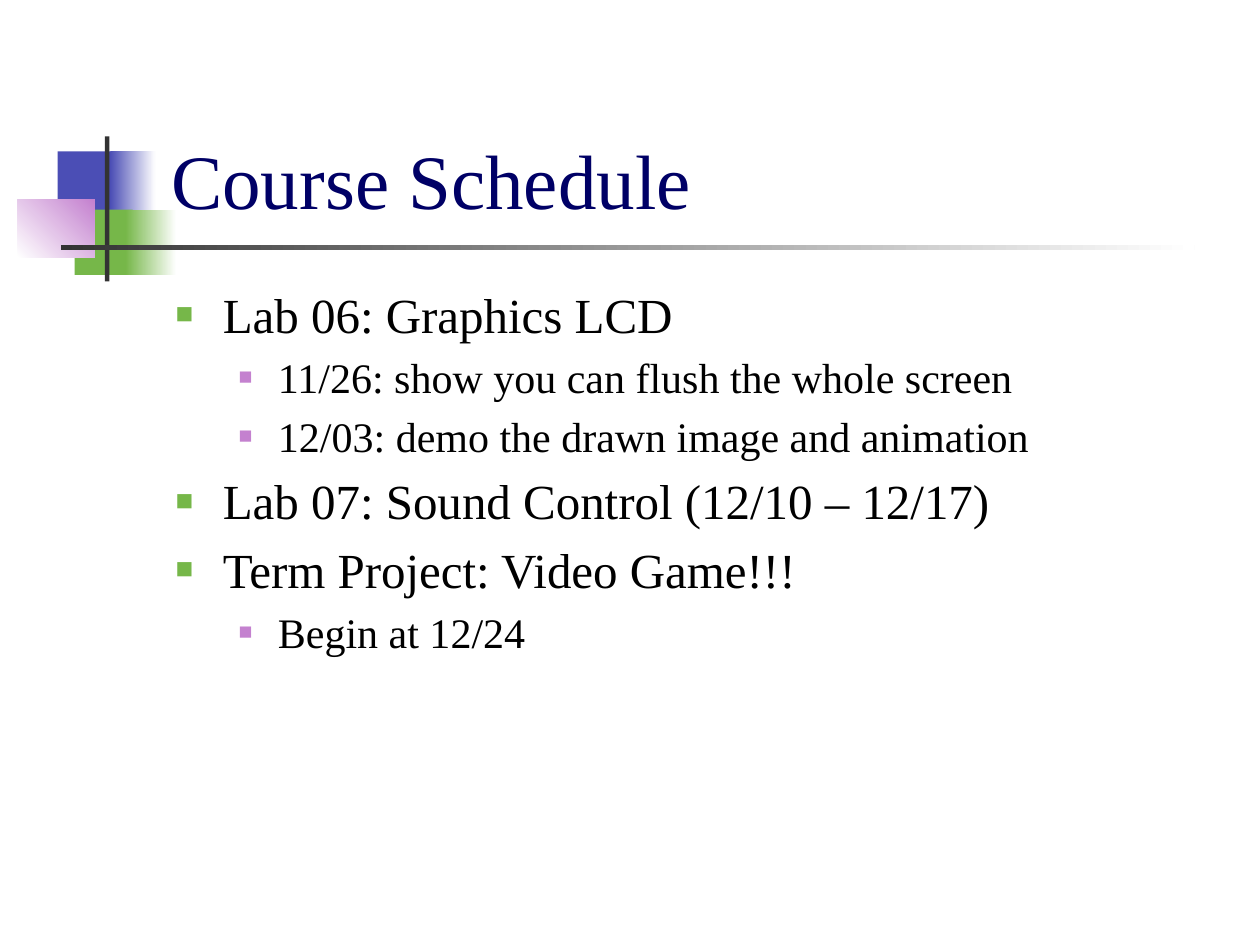
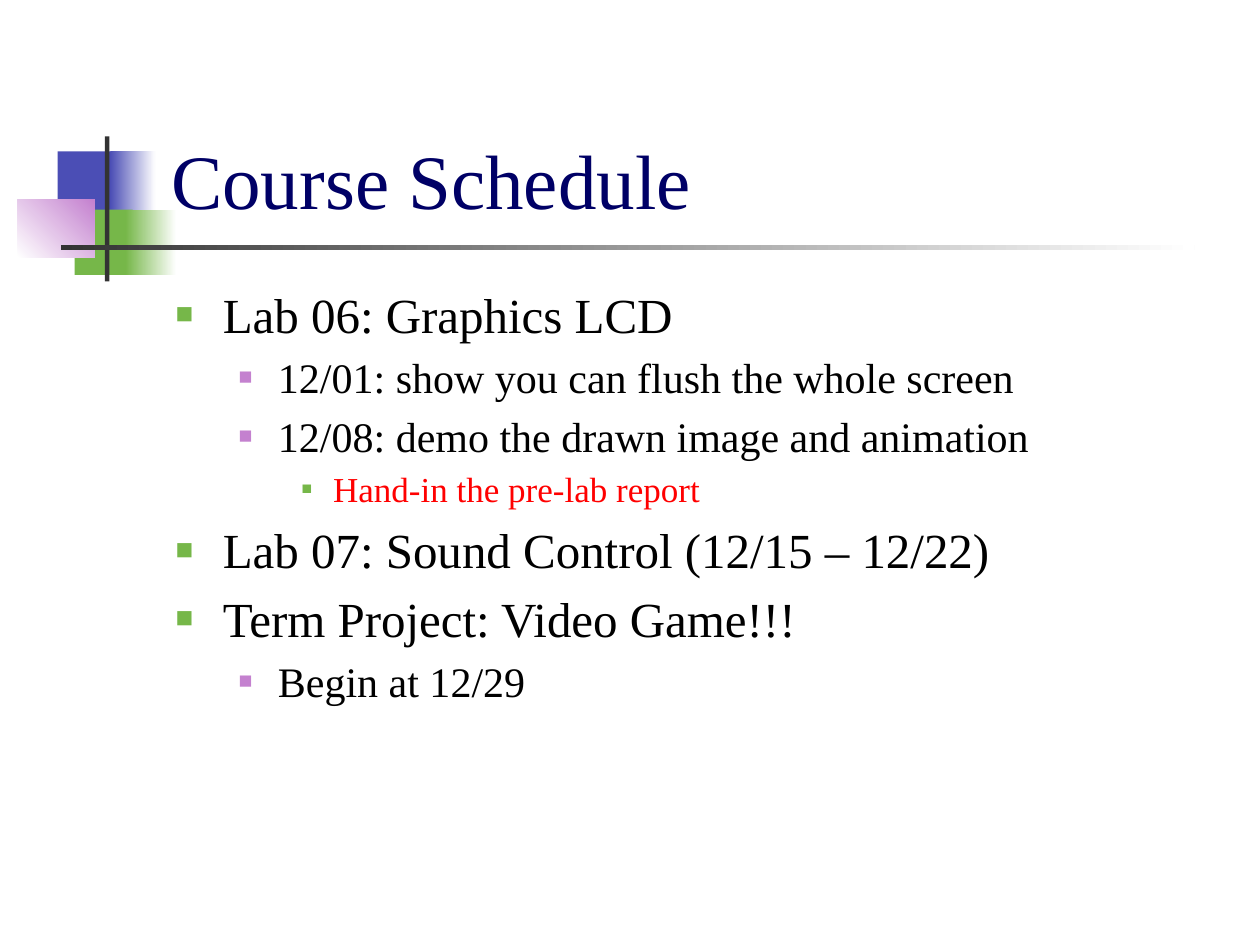
Before and after one commit to CGUSystemCourses/MicroProcessorsLab-2015, a slide deck: slide 4 of Labs/Lab06-Graphics_LCD/Lab06-Graphics_LCD.pptx. Drawn at 1260x945 pixels with LibreOffice and Linux fonts; fonts in the diff are those of the drawing. Boxes give left, top, right and bottom in pixels: in the first picture for what was removed or moved away, otherwise in the second. Text is boxed around its words. In the diff, an @@ line names an element or a change of style, - is before the commit and + after.

```diff
--- a/Labs/Lab06-Graphics_LCD/Lab06-Graphics_LCD.pptx
+++ b/Labs/Lab06-Graphics_LCD/Lab06-Graphics_LCD.pptx
@@ text at box(223, 363, 1029, 578): text changed @@
-  ■ 11/26: show you can flush the whole screen
-  ■ 12/03: demo the drawn image and animation
-■ Lab 07: Sound Control (12/10 – 12/17)
+  ■ 12/01: show you can flush the whole screen
+  ■ 12/08: demo the drawn image and animation
+    ■ Hand-in the pre-lab report
+■ Lab 07: Sound Control (12/15 – 12/22)
@@ text at box(278, 669, 525, 706): text changed @@
-  ■ Begin at 12/24
+  ■ Begin at 12/29
```
Also in this commit, not shown: 1 other slide changed, 2 other files.
